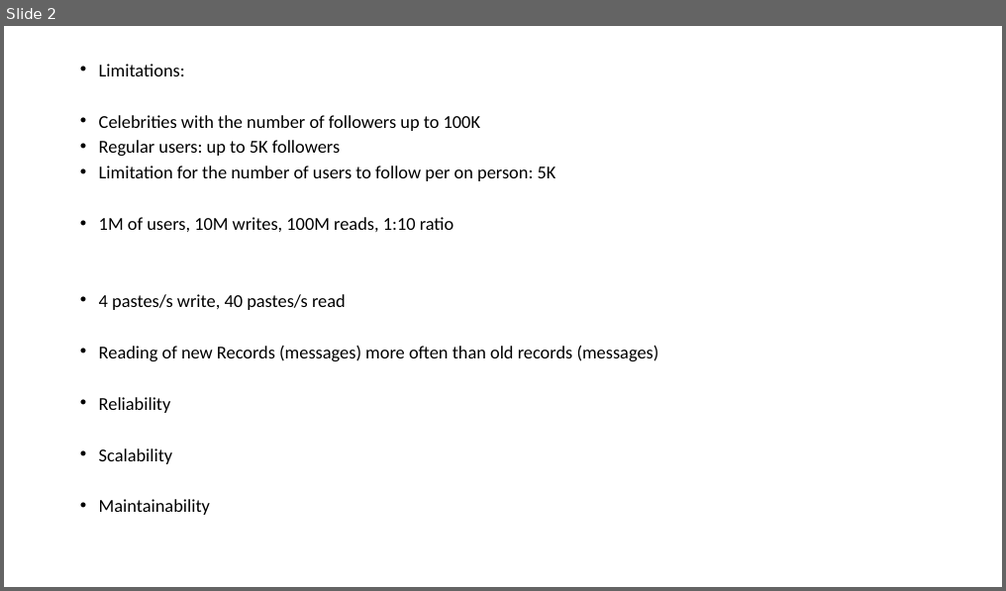
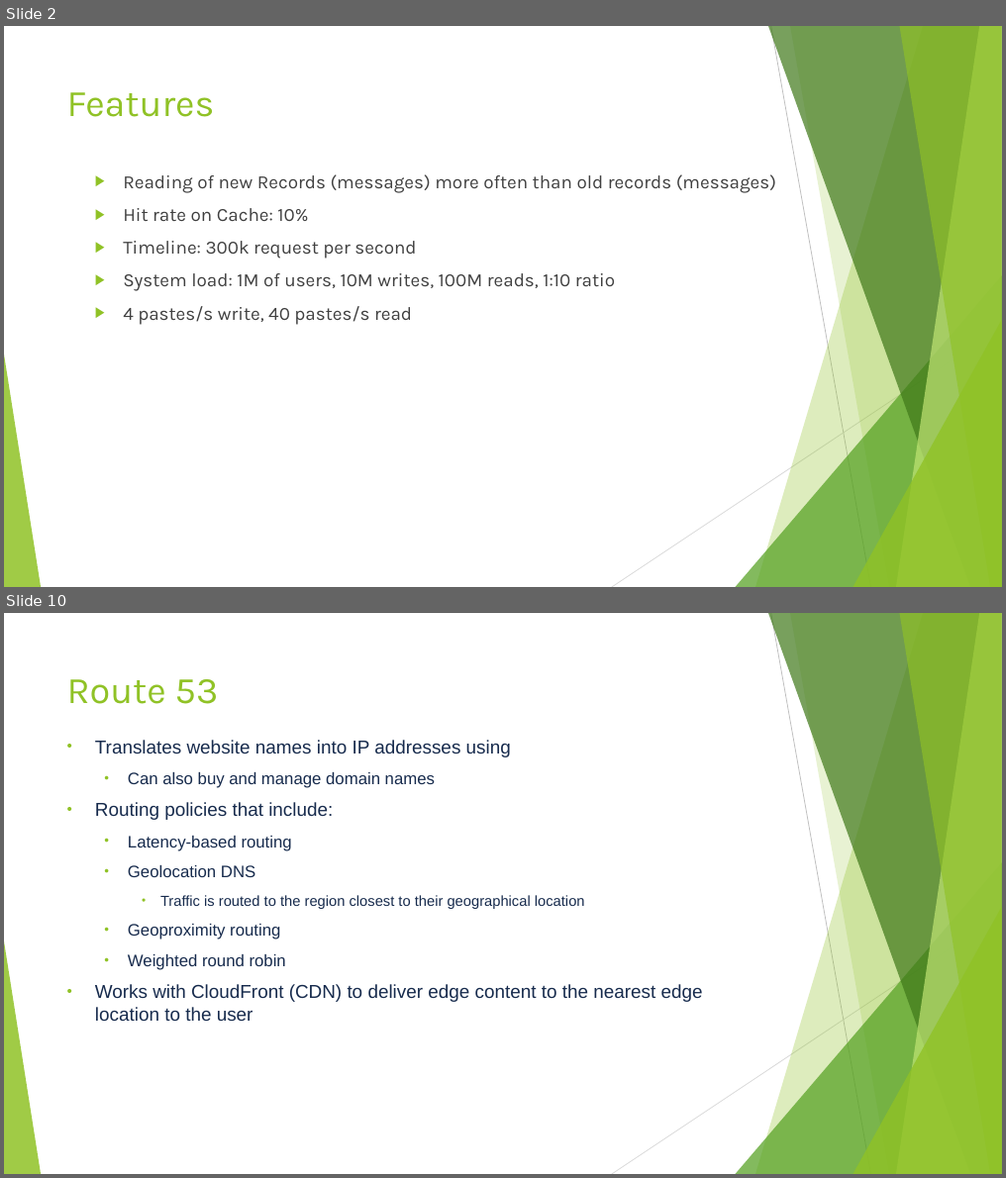
Before and after one commit to Valeriy77/highload, a slide deck: Architecture Requirements.pptx. Shown one above the other, each under a label of ours: slide 2 before the commit, slides 2 and 10 after it; the slides between them are not shown. The pictures are 1006x591 and 1006x1178 pixels, drawn with LibreOffice and Linux fonts; fonts in the diff are those of the drawing. Boxes give left, top, right and bottom in pixels: in the first picture for what was removed or moved away, otherwise in the second. Text is boxed around its words. In the diff, an @@ line names an element or a change of style, - is before the commit and + after.

```diff
--- a/Architecture Requirements.pptx
+++ b/Architecture Requirements.pptx
@@ slide 10 added at [4, 613, 1002, 1174], background #FFFFFF; not listed: 10 template elements that a slide beside it also shows @@
@@ title added at [67, 679, 219, 704], 36 pt, text #90C226 @@
+Route 53
@@ text added at [95, 740, 703, 1021], 18 pt, text #172B4D @@
+• Translates website names into IP addresses using
+  • Can also buy and manage domain names
+• Routing policies that include:
+  • Latency-based routing
+  • Geolocation DNS
+    • Traffic is routed to the region closest to their geographical location
+  • Geoproximity routing
+  • Weighted round robin
+• Works with CloudFront (CDN) to deliver edge content to the nearest edge location to the user
@@ slide 2 changed as well @@
@@ title added at [67, 92, 215, 117], 36 pt, text #90C226 @@
+Features
@@ text "Reading of new Records (messages) ...": place and size @@
-text "Reading of new Records (messages) ..." at [99, 64, 659, 515]
+text "Reading of new Records (messages) ..." at [123, 174, 776, 325]
@@ text at [123, 174, 776, 291]: text changed; size 17.5 to 18 pt; font Calibri to Karla; text colour #000000 to #404040 @@
-• Limitations:
-• Celebrities with the number of followers up to 100K
-• Regular users: up to 5K followers
-• Limitation for the number of users to follow per on person: 5K
-• 1M of users, 10M writes, 100M reads, 1:10 ratio
+▶ Reading of new Records (messages) more often than old records (messages)
+▶ Hit rate on Cache: 10%
+▶ Timeline: 300k request per second
+▶ System load: 1M of users, 10M writes, 100M reads, 1:10 ratio
@@ text at [123, 306, 412, 325]: size 17.5 to 18 pt, font Calibri to Karla, text colour #000000 to #404040 in "4 pastes/s write, 40 pastes/s read"; bullet • to ▶; line spacing 0.7 to 1 @@
@@ text at [99, 345, 659, 515]: paragraphs removed @@
-• Reading of new Records (messages) more often than old records (messages)
-• Reliability
-• Scalability
-• Maintainability
@@ group added at [4, 26, 1002, 587]: 5 freeform shapes, 3 triangles, 2 lines @@
```
Also in this commit, not shown: 1 other slide changed, 7 other slides added.
